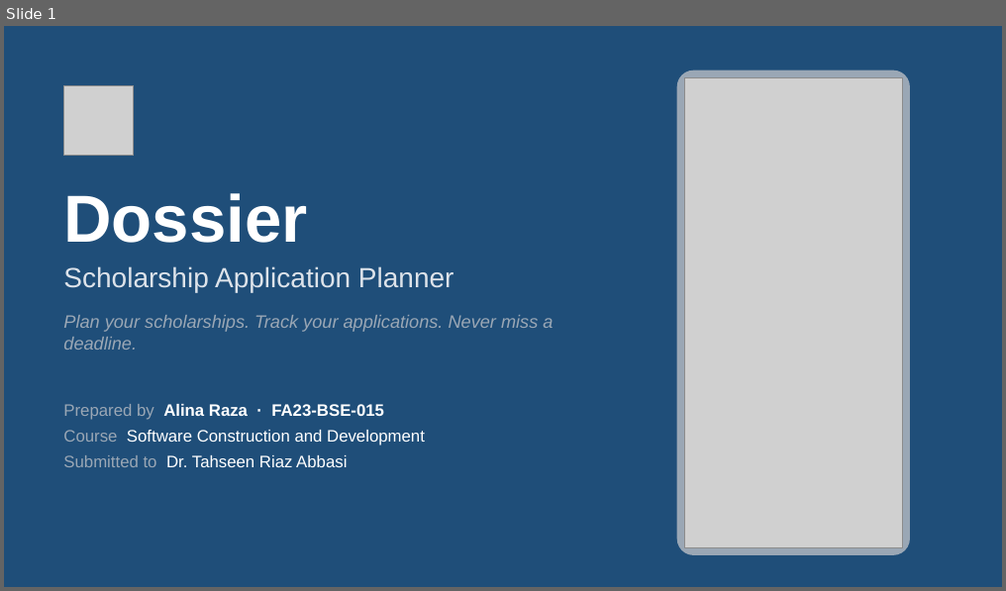
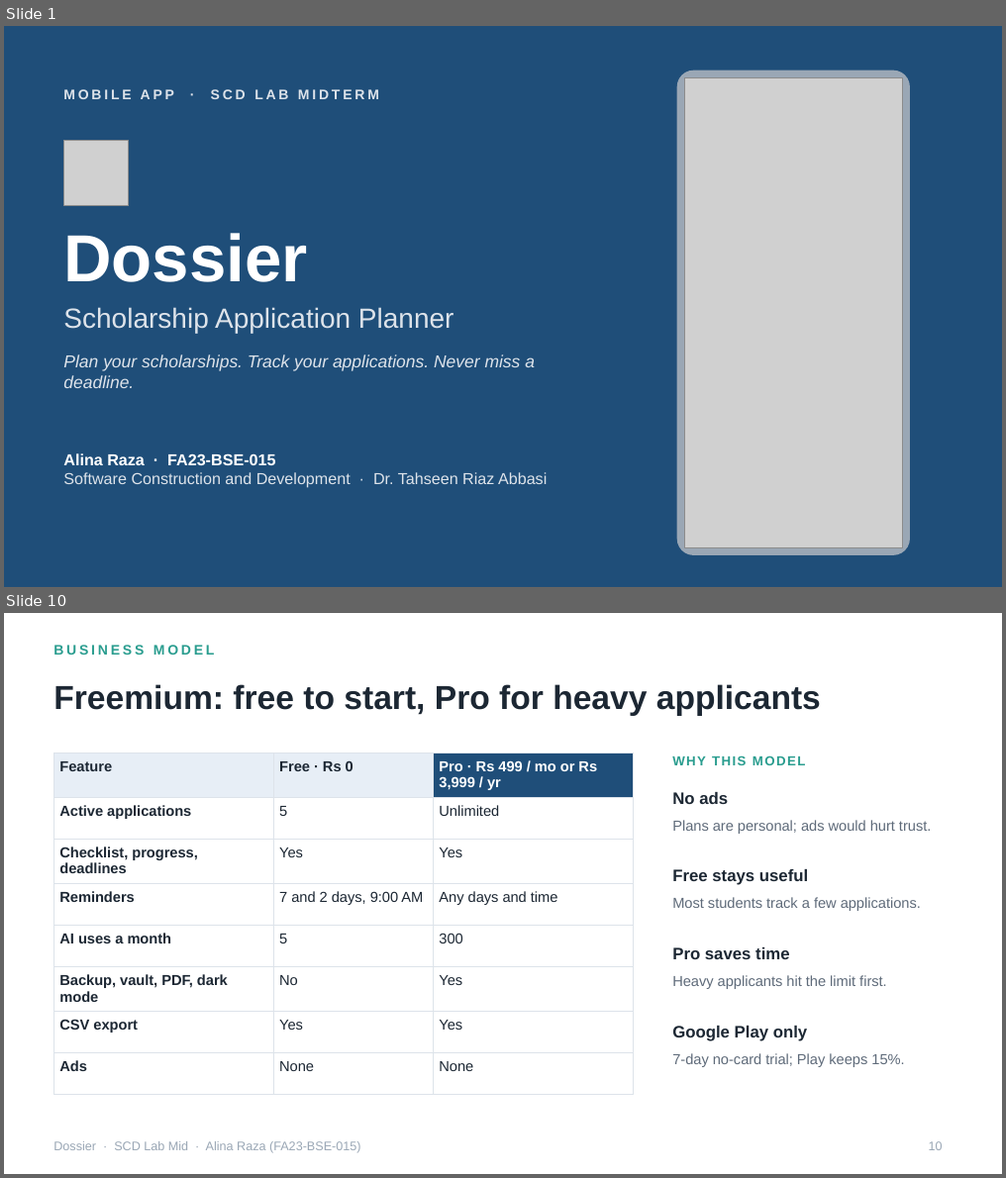
Before and after one commit to alinaraza2017/dossier, a slide deck: presentation_prep/02_Dossier_SCD_Lab_Mid.pptx. Shown one above the other, each under a label of ours: slide 1 before the commit, slides 1 and 10 after it; the slides between them are not shown. The pictures are 1006x591 and 1006x1178 pixels, drawn with LibreOffice and Linux fonts; fonts in the diff are those of the drawing; grey boxes stand for pictures. Boxes give left, top, right and bottom in pixels: in the first picture for what was removed or moved away, otherwise in the second. Text is boxed around its words. In the diff, an @@ line names an element or a change of style, - is before the commit and + after.

```diff
--- a/presentation_prep/02_Dossier_SCD_Lab_Mid.pptx
+++ b/presentation_prep/02_Dossier_SCD_Lab_Mid.pptx
@@ slide 10 added at (4, 613, 1002, 1174), background #FFFFFF @@
@@ text added at (54, 645, 215, 655), 10 pt, text #2A9D8F, bold @@
+BUSINESS MODEL
@@ title added at (54, 684, 821, 716), 24 pt, text #1C2733, bold @@
+Freemium: free to start, Pro for heavy applicants
@@ table added at (54, 753, 633, 1075), 8 rows, 3 columns @@
+Feature | Free · Rs 0 | Pro · Rs 499 / mo or Rs 3,999 / yr
+Active applications | 5 | Unlimited
+Checklist, progress, deadlines | Yes | Yes
+Reminders | 7 and 2 days, 9:00 AM | Any days and time
+AI uses a month | 5 | 300
+Backup, vault, PDF, dark mode | No | Yes
+CSV export | Yes | Yes
+Ads | None | None
@@ text added at (672, 753, 952, 777), 9.5 pt, text #2A9D8F, bold @@
+WHY THIS MODEL
@@ text added at (672, 792, 728, 804), 12 pt, text #1C2733, bold @@
+No ads
@@ text added at (672, 820, 931, 834), 10.5 pt, text #5F6B7A @@
+Plans are personal; ads would hurt trust.
@@ text added at (672, 869, 808, 885), 12 pt, text #1C2733, bold @@
+Free stays useful
@@ text added at (672, 897, 921, 911), 10.5 pt, text #5F6B7A @@
+Most students track a few applications.
@@ text added at (672, 948, 789, 959), 12 pt, text #1C2733, bold @@
+Pro saves time
@@ text added at (672, 975, 887, 989), 10.5 pt, text #5F6B7A @@
+Heavy applicants hit the limit first.
@@ text added at (672, 1026, 807, 1042), 12 pt, text #1C2733, bold @@
+Google Play only
@@ text added at (672, 1054, 904, 1067), 10.5 pt, text #5F6B7A @@
+7-day no-card trial; Play keeps 15%.
@@ text added at (54, 1142, 360, 1154), 9 pt, text #9AA7B5 @@
+Dossier · SCD Lab Mid · Alina Raza (FA23-BSE-015)
@@ page number added at (929, 1142, 943, 1151), 9 pt, text #9AA7B5 @@
+10
@@ slide 1 changed as well @@
@@ text added at (63, 89, 379, 99), 10 pt, text #DDE3EA, bold @@
+MOBILE APP · SCD LAB MIDTERM
@@ picture: place and size @@
-picture at (63, 85, 134, 156)
+picture at (63, 141, 129, 205)
@@ 3 texts: place and size @@
-3 texts at (63, 193, 552, 350)
+3 texts at (63, 233, 535, 388)
@@ text "Plan your scholarships. Track your ..." at (63, 355, 535, 388): size 13 to 12.5 pt, text colour #9AA7B5 to #DDE3EA @@
@@ text at (63, 454, 547, 488): text changed; size 12 to 11.5 pt; text colour #FFFFFF to #DDE3EA @@
-Prepared by Alina Raza · FA23-BSE-015
-Course Software Construction and Development
-Submitted to Dr. Tahseen Riaz Abbasi
+Alina Raza · FA23-BSE-015
+Software Construction and Development · Dr. Tahseen Riaz Abbasi
```
Also in this commit, not shown: 3 other slides changed, 11 other slides added, 29 slides removed, 5 other files.
